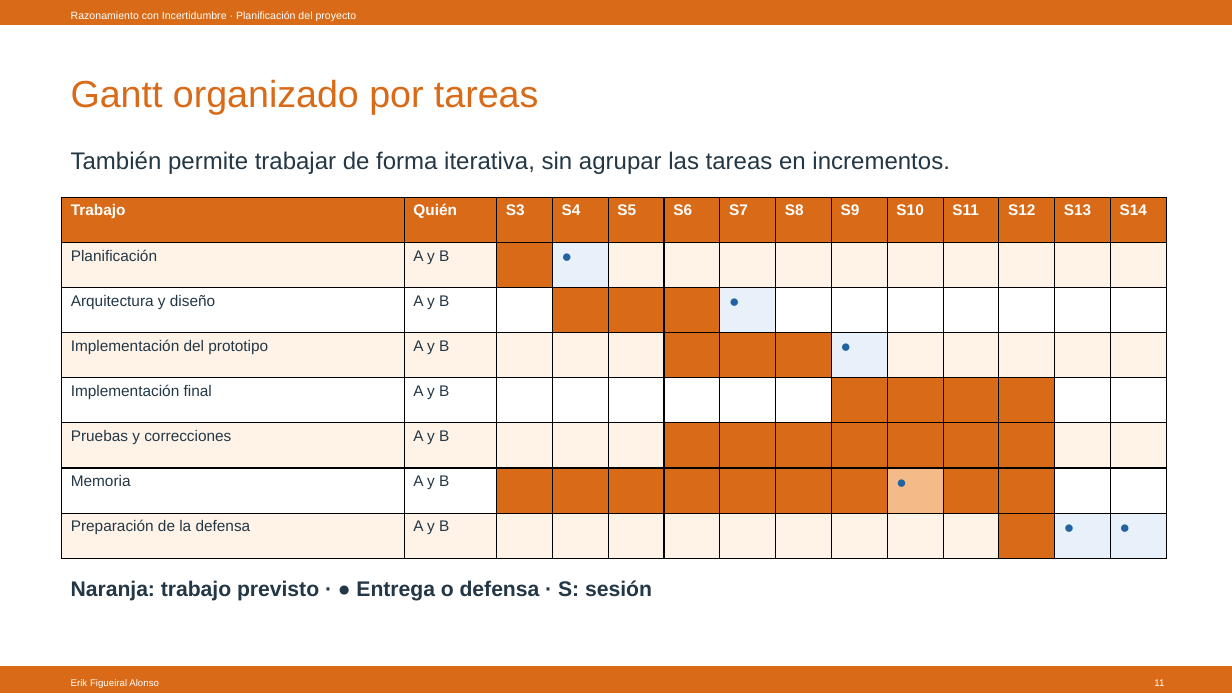
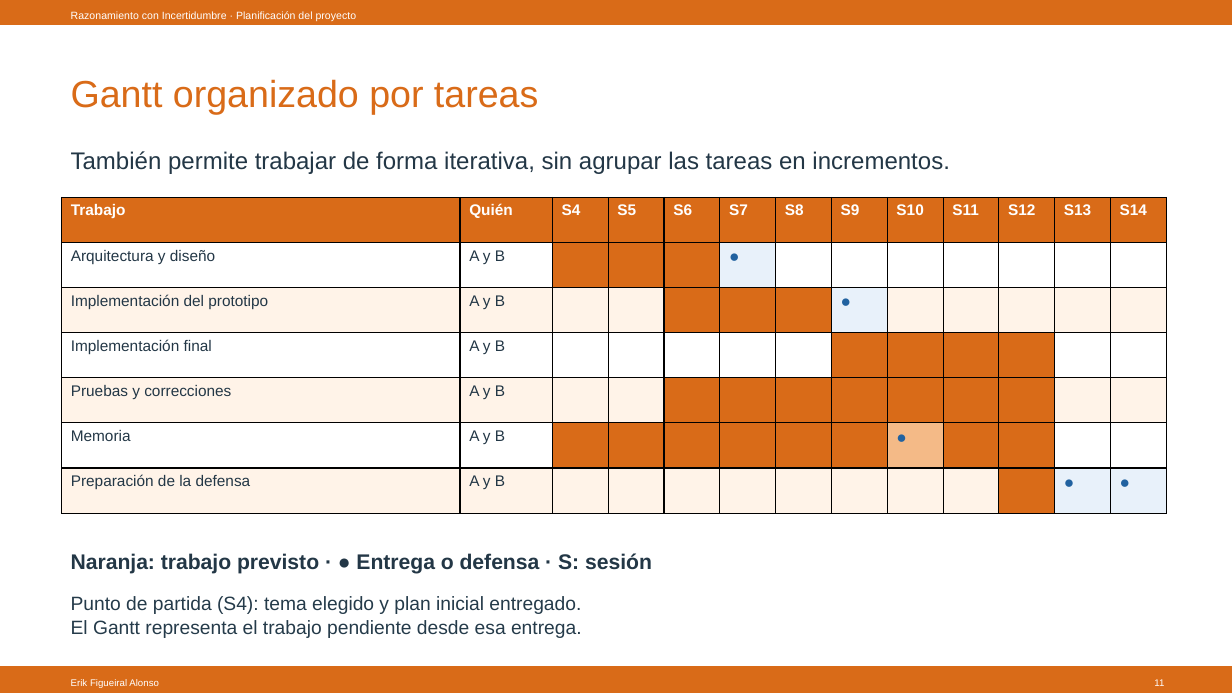
Before and after one commit to Figueiral-Alonso/Docencia, a slide deck: slide 11 of 26/Razonamiento con Incertidumbre/P1/P1_Planificación.pptx. Drawn at 1232x693 pixels with LibreOffice and Linux fonts; fonts in the diff are those of the drawing. Boxes give left, top, right and bottom in pixels: in the first picture for what was removed or moved away, otherwise in the second. Text is boxed around its words. In the diff, an @@ line names an element or a change of style, - is before the commit and + after.

```diff
--- a/26/Razonamiento con Incertidumbre/P1/P1_Planificación.pptx
+++ b/26/Razonamiento con Incertidumbre/P1/P1_Planificación.pptx
@@ table at [62, 198, 1163, 514] @@
-Trabajo | Quién | S3 | S4 | S5 | S6 | S7 | S8 | S9 | S10 | S11 | S12 | S13 | S14
-Planificación | A y B |  | ● |  |  |  |  |  |  |  |  |  | 
-Arquitectura y diseño | A y B |  |  |  |  | ● |  |  |  |  |  |  | 
-Implementación del prototipo | A y B |  |  |  |  |  |  | ● |  |  |  |  | 
-Implementación final | A y B |  |  |  |  |  |  |  |  |  |  |  | 
-Pruebas y correcciones | A y B |  |  |  |  |  |  |  |  |  |  |  | 
-Memoria | A y B |  |  |  |  |  |  |  | ● |  |  |  | 
-Preparación de la defensa | A y B |  |  |  |  |  |  |  |  |  |  | ● | ●
+Trabajo | Quién | S4 | S5 | S6 | S7 | S8 | S9 | S10 | S11 | S12 | S13 | S14
+Arquitectura y diseño | A y B |  |  |  | ● |  |  |  |  |  |  | 
+Implementación del prototipo | A y B |  |  |  |  |  | ● |  |  |  |  | 
+Implementación final | A y B |  |  |  |  |  |  |  |  |  |  | 
+Pruebas y correcciones | A y B |  |  |  |  |  |  |  |  |  |  | 
+Memoria | A y B |  |  |  |  |  |  | ● |  |  |  | 
+Preparación de la defensa | A y B |  |  |  |  |  |  |  |  |  | ● | ●
@@ text "Naranja: trabajo previsto · ● ...": place and size @@
-text "Naranja: trabajo previsto · ● ..." at [71, 580, 652, 601]
+text "Naranja: trabajo previsto · ● ..." at [71, 553, 652, 574]
@@ text added at [71, 596, 582, 638], 15 pt, text #253B4A @@
+Punto de partida (S4): tema elegido y plan inicial entregado.
+El Gantt representa el trabajo pendiente desde esa entrega.
```
Also in this commit, not shown: 3 other slides changed, 1 slide added, 1 other file.
